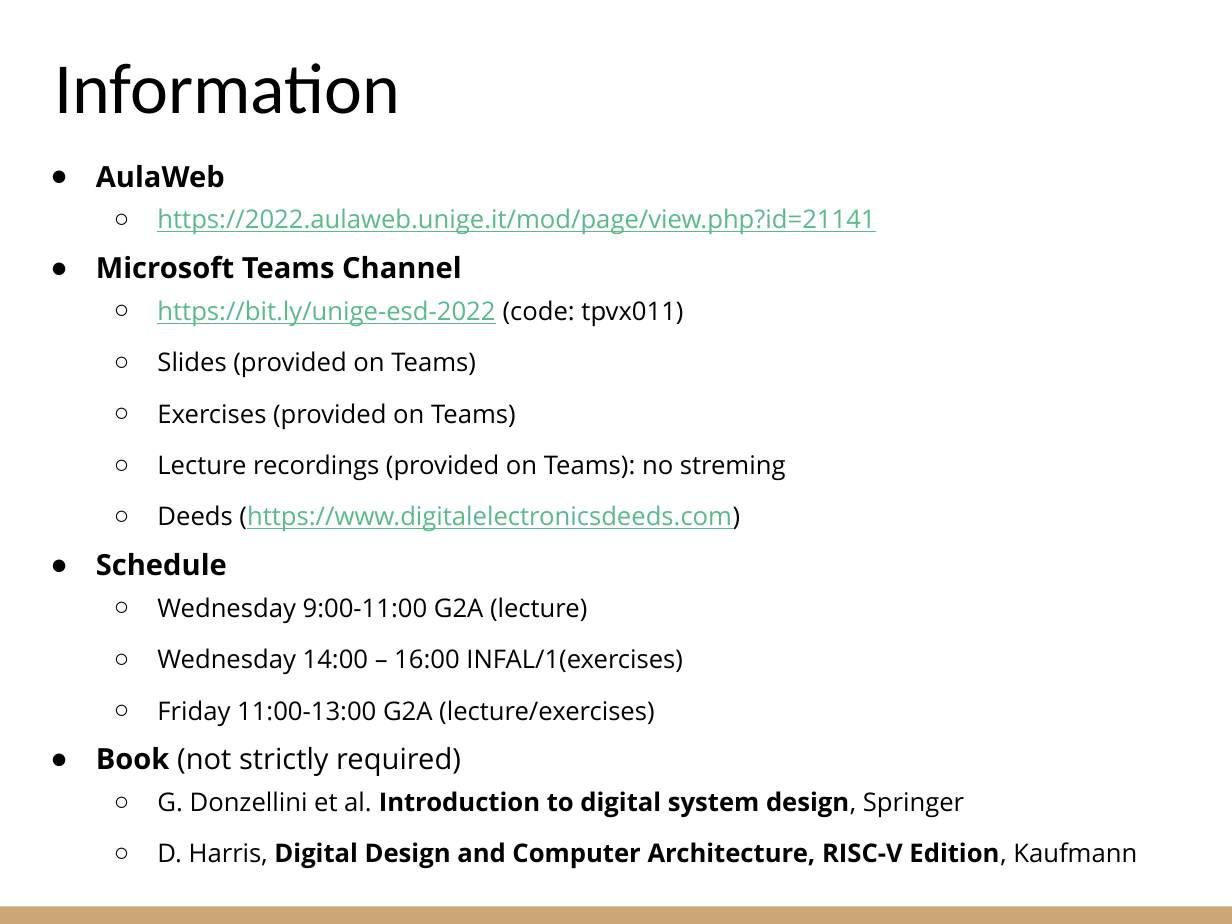
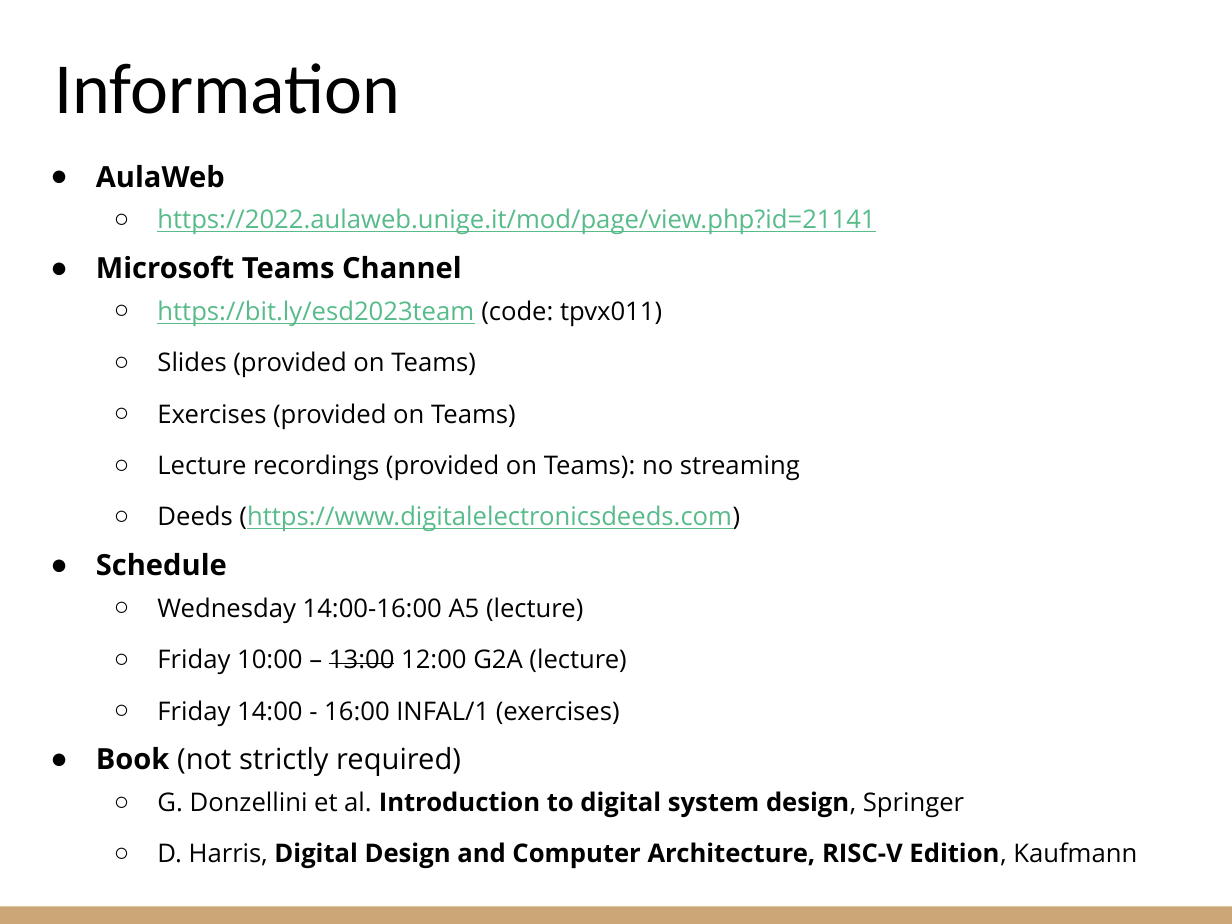
Before and after one commit to riccardoberta/esd, a slide deck: slide 4 of 00 - Introduction.pptx. Drawn at 1232x924 pixels with LibreOffice and Linux fonts; fonts in the diff are those of the drawing. Boxes give left, top, right and bottom in pixels: in the first picture for what was removed or moved away, otherwise in the second. Text is boxed around its words. In the diff, an @@ line names an element or a change of style, - is before the commit and + after.

```diff
--- a/00 - Introduction.pptx
+++ b/00 - Introduction.pptx
@@ text at (x1=157, y1=300, x2=662, y2=327): text changed @@
-  ○ https://bit.ly/unige-esd-2022 (code: tpvx011)
+  ○ https://bit.ly/esd2023team (code: tpvx011)
@@ text at (x1=157, y1=454, x2=800, y2=481): text changed @@
-  ○ Lecture recordings (provided on Teams): no streming
+  ○ Lecture recordings (provided on Teams): no streaming
@@ text at (x1=157, y1=597, x2=626, y2=726): text changed @@
-  ○ Wednesday 9:00-11:00 G2A (lecture)
-  ○ Wednesday 14:00 – 16:00 INFAL/1(exercises)
-  ○ Friday 11:00-13:00 G2A (lecture/exercises)
+  ○ Wednesday 14:00-16:00 A5 (lecture)
+  ○ Friday 10:00 – 13:00 12:00 G2A (lecture)
+  ○ Friday 14:00 - 16:00 INFAL/1 (exercises)
```
Also in this commit, not shown: 2 other slides changed, 20 other files.
